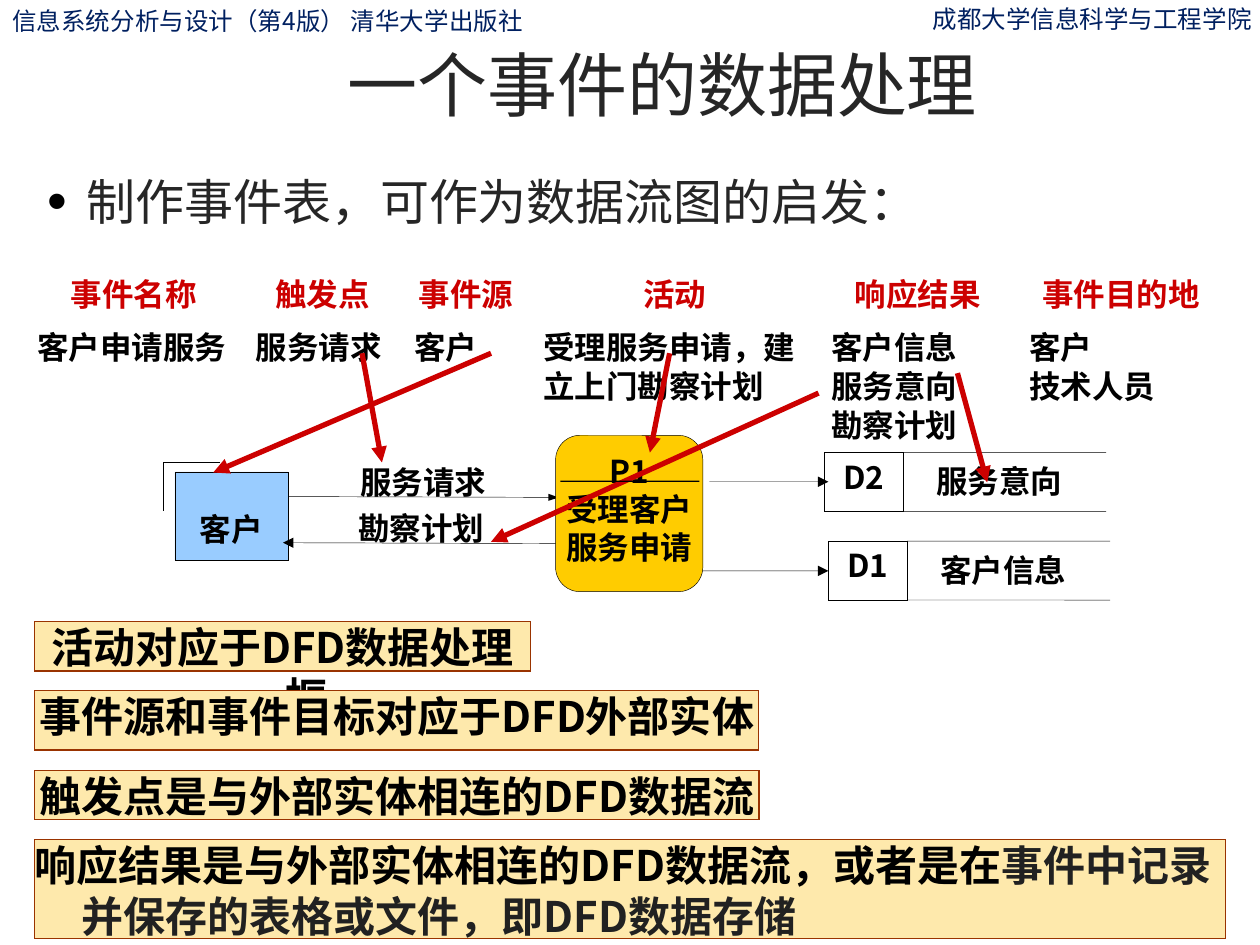
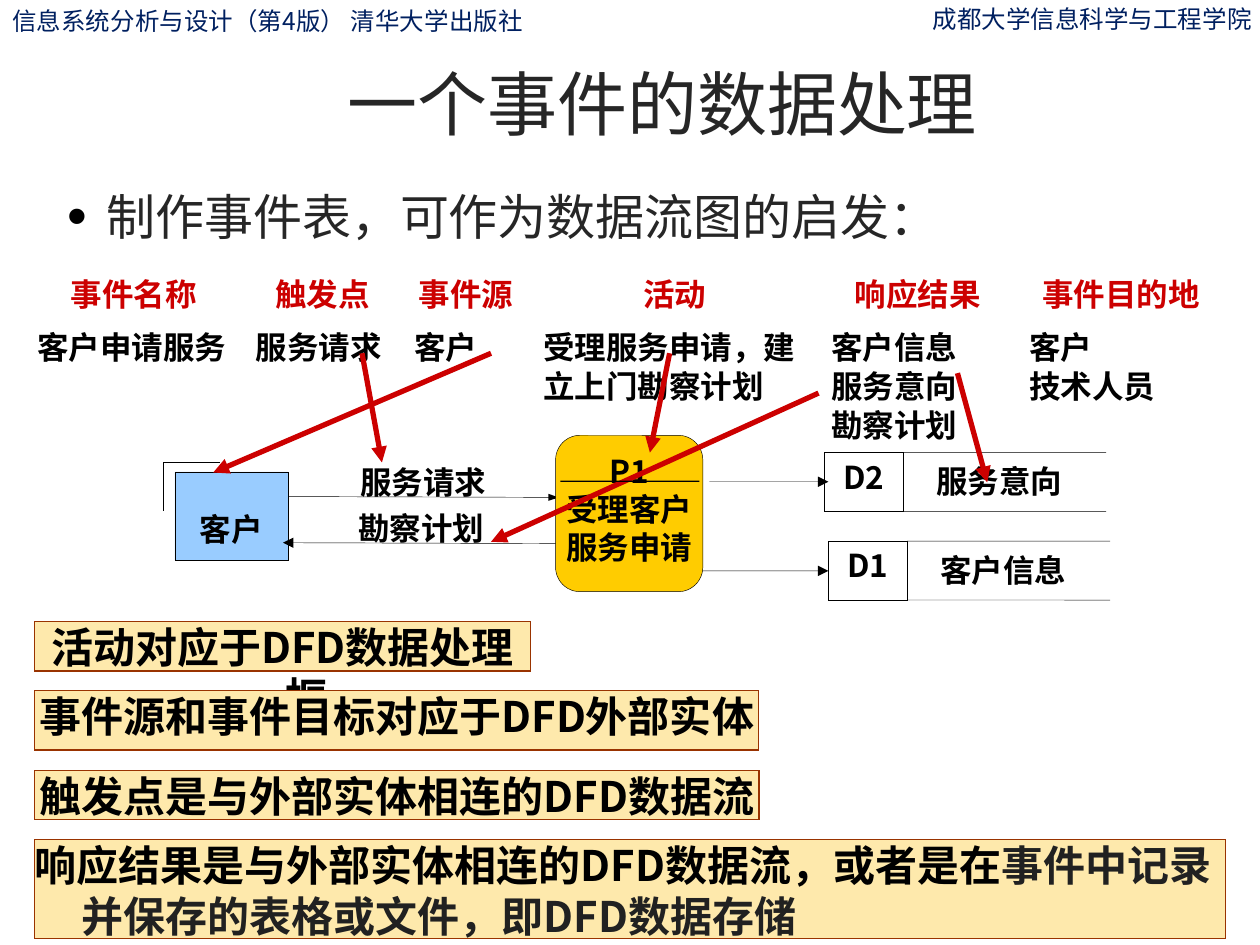
Before and after one commit to ylfagh/is_analysis-1, a slide deck: slide 45 of ppt/第6章-流程建模.pptx. Drawn at 1260x945 pixels with LibreOffice and Linux fonts; fonts in the diff are those of the drawing; background and template pictures are left out. Boxes give left, top, right and bottom in pixels: in the first picture for what was removed or moved away, otherwise in the second. Text is boxed around its words. In the diff, an @@ line names an element or a change of style, - is before the commit and + after.

```diff
--- a/ppt/第6章-流程建模.pptx
+++ b/ppt/第6章-流程建模.pptx
@@ title "一个事件的数据处理": place and size @@
-title "一个事件的数据处理" at bbox=[348, 52, 977, 117]
+title "一个事件的数据处理" at bbox=[348, 71, 977, 136]
@@ text "制作事件表，可作为数据流图的启发：": place and size @@
-text "制作事件表，可作为数据流图的启发：" at bbox=[87, 178, 919, 225]
+text "制作事件表，可作为数据流图的启发：" at bbox=[106, 193, 938, 240]
```
Also in this commit, not shown: 51 other slides changed, 30 slides removed.
